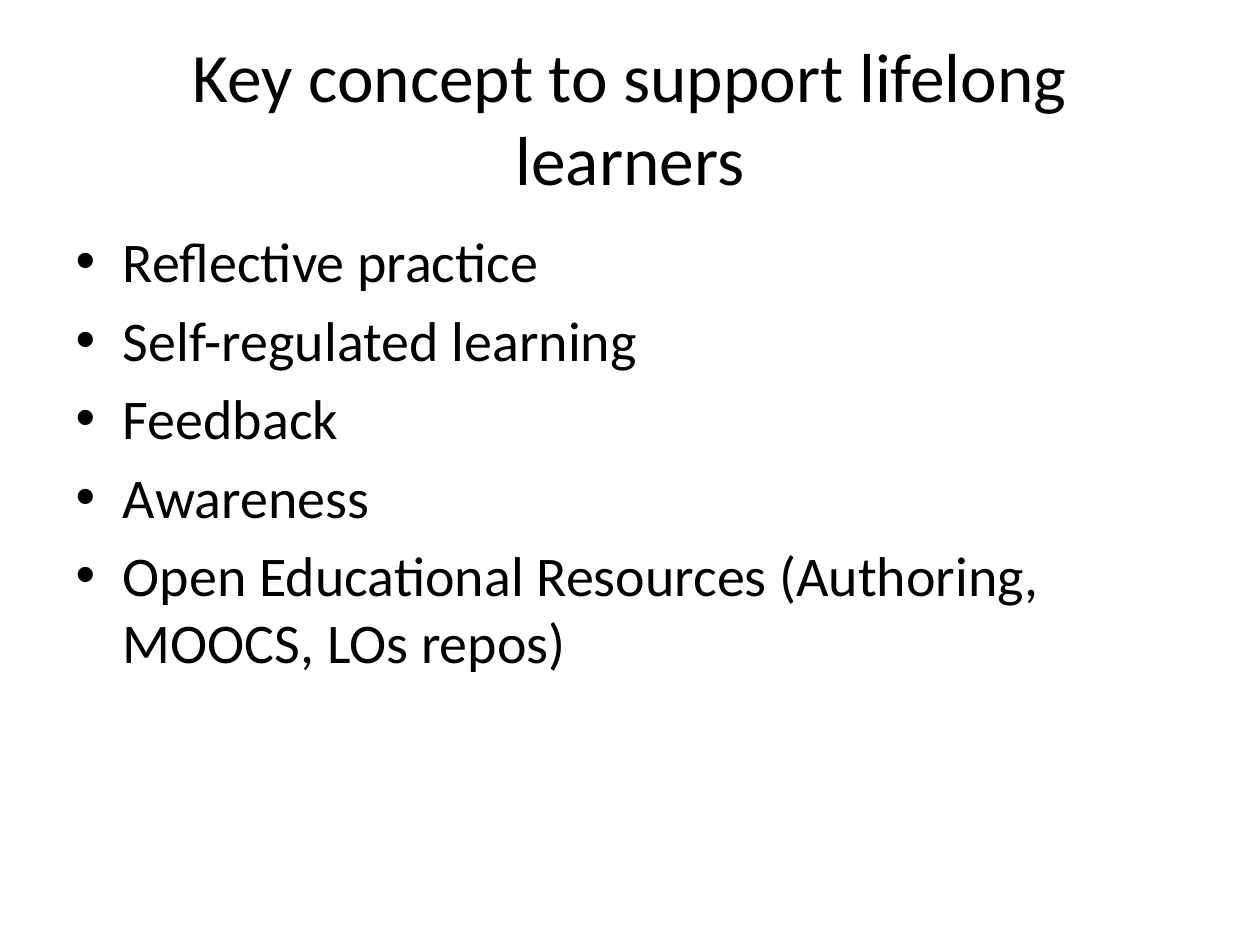
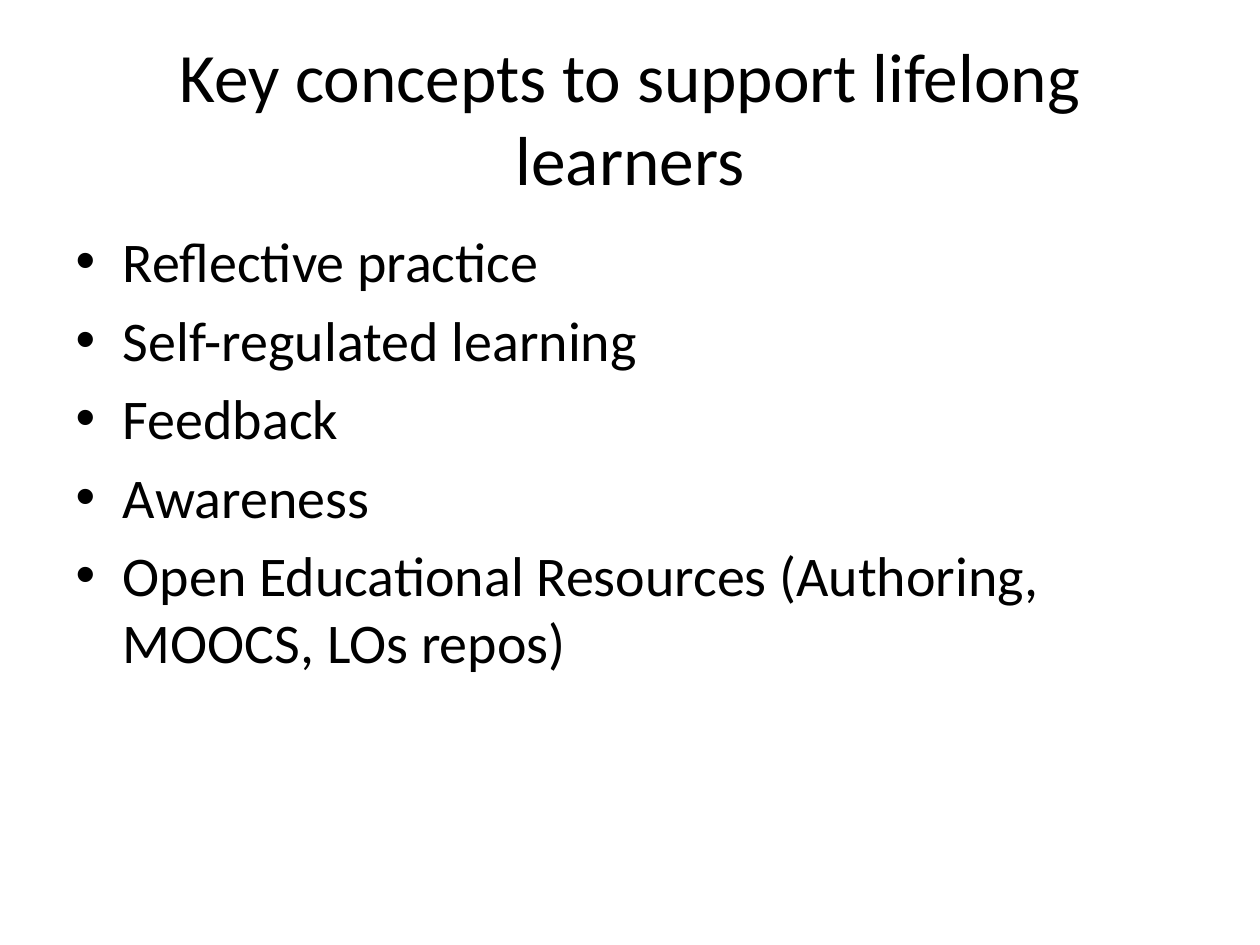
Before and after one commit to btabuenca/LaTeX, a slide deck: slide 6 of presentation/ThesisTabuenca.pptx. Drawn at 1260x945 pixels with LibreOffice and Linux fonts; fonts in the diff are those of the drawing. Boxes give left, top, right and bottom in pixels: in the first picture for what was removed or moved away, otherwise in the second. Text is boxed around its words. In the diff, an @@ line names an element or a change of style, - is before the commit and + after.

```diff
--- a/presentation/ThesisTabuenca.pptx
+++ b/presentation/ThesisTabuenca.pptx
@@ title at [179, 54, 1080, 186]: text changed @@
-Key concept to support lifelong learners
+Key concepts to support lifelong learners
```
Also in this commit, not shown: 2 other slides changed, 3 slides added, 31 other files.
